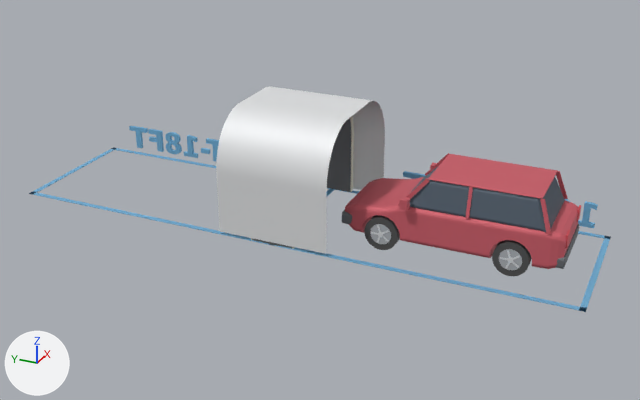
The glTF model public/colibri-cover-suv.glb: old version first, new version second.
Before and after are seen from a 50 mm lens placed at (-16.33, -1.29, 8.59), pointed at (-0.19, 5.98, 0.52). The axes (+X, +Y, +Z) are drawn at lower left. The lights are the same throughout. The picture after the commit comes second. Where no turn or scale is listed for an object, it has been applied to the vertices.

Objects in the first picture: 'arch_shell', 'label_far_end', 'lane_left', 'lane_near_end', 'sun_cover', 'vehicle_body', 'vehicle_glass', 'vehicle_roof', 'vehicle_tire_front_l', 'vehicle_tire_rear_l' and 16 more.
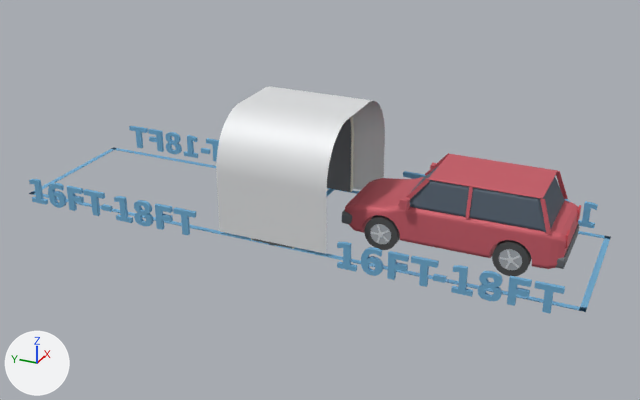
The newer file is also turned or shifted as a whole; pictures and numbers use the older file's frame.

Boxes (x1, y1, x2, y2) around the edits, measured in the pictures (640 x 400 px):
'label_near_end_other_side', added (blue): after (337, 242, 565, 313)
'label_far_end_other_side', added (blue): after (29, 179, 196, 235)

The change in detail:
Mesh me_label_far_end_other_side is new.
It has 350 vertices, 676 faces and spans x -1.99..-1.91, y 1.64..6.04, z 0.0..0.59.
It uses material mat_material_12 (blue #76b4db).
Mesh me_label_near_end_other_side is new.
It has 350 vertices, 676 faces and spans x -1.99..-1.91, y -6.04..-1.64, z 0.0..0.59.
It uses material mat_material_12 (blue #76b4db).
Object 'label_far_end_other_side' (ob_label_far_end_other_side) is new; it shows me_label_far_end_other_side.
Its location is (0.0, 6.43, 0.0).
Object 'label_near_end_other_side' (ob_label_near_end_other_side) is new; it shows me_label_near_end_other_side.
Its location is (0.0, 6.43, 0.0).
